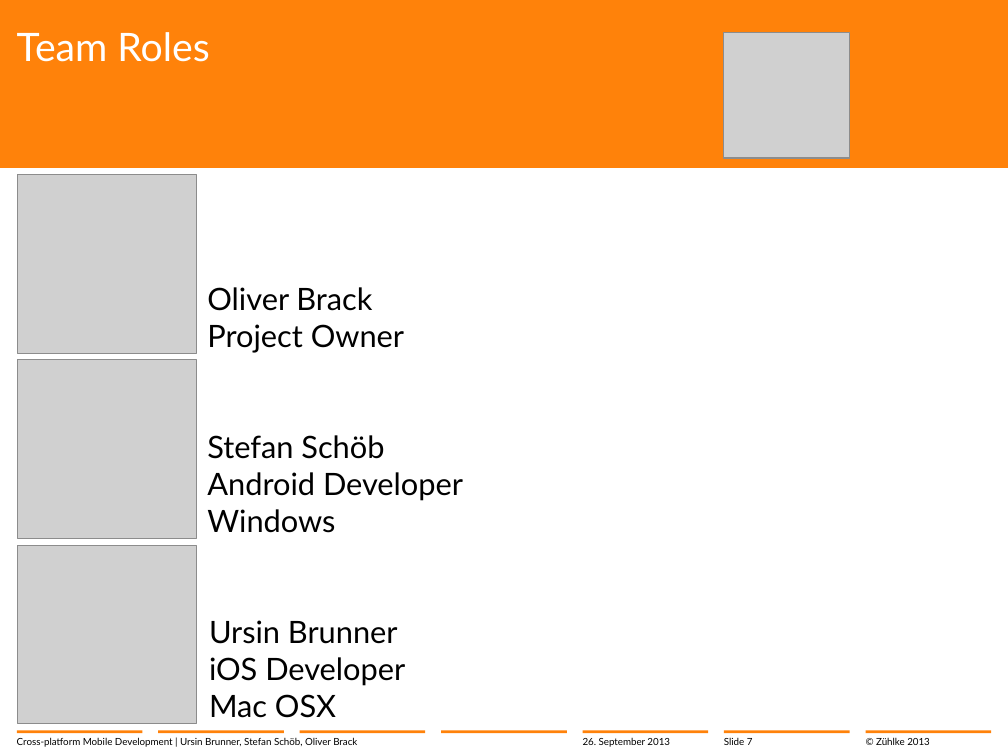
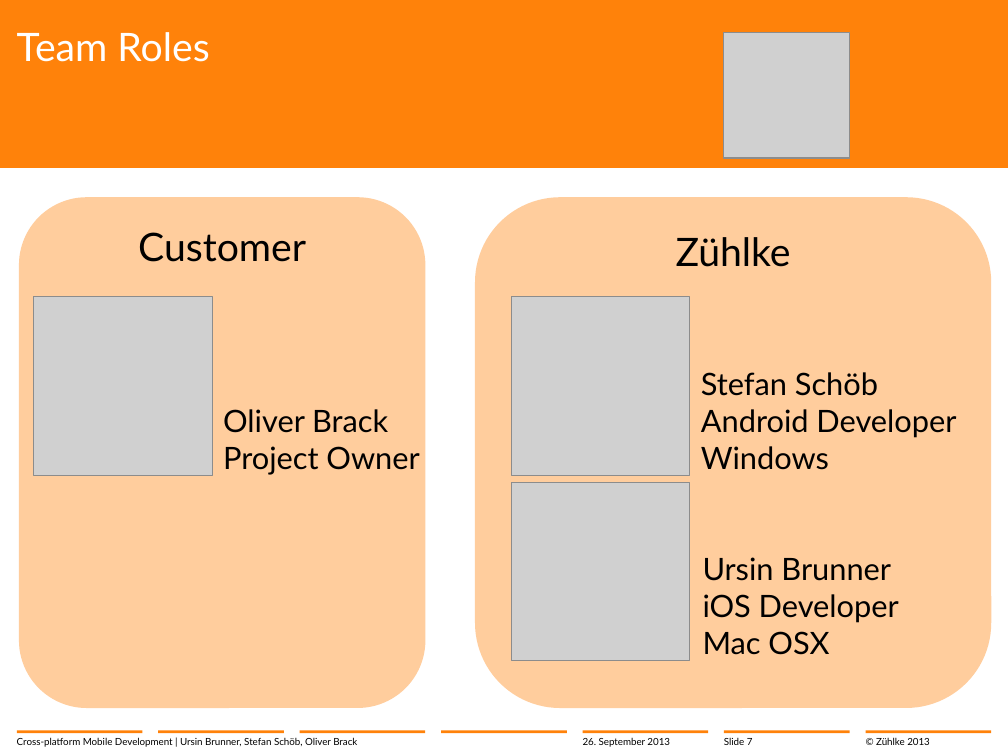
Before and after one commit to brunnurs/zxm, a slide deck: slide 7 of docs/13-09-26 Cross-platform mobile development with C#.pptx. Drawn at 1008x756 pixels with LibreOffice and Linux fonts; fonts in the diff are those of the drawing; grey boxes stand for pictures; background and template pictures are left out. Boxes give left, top, right and bottom in pixels: in the first picture for what was removed or moved away, otherwise in the second. Text is boxed around its words. In the diff, an @@ line names an element or a change of style, - is before the commit and + after.

```diff
--- a/docs/13-09-26 Cross-platform mobile development with C#.pptx
+++ b/docs/13-09-26 Cross-platform mobile development with C#.pptx
@@ rounded rectangle added at bbox=[19, 198, 425, 709], fill #FFCD9D, 28 pt, text #000000 @@
+Customer
@@ rounded rectangle added at bbox=[475, 198, 991, 709], fill #FFCD9D, 28 pt, text #000000 @@
+Zühlke
@@ picture: place and size @@
-picture at bbox=[18, 174, 197, 353]
+picture at bbox=[33, 297, 212, 476]
@@ picture: place and size @@
-picture at bbox=[18, 360, 197, 538]
+picture at bbox=[511, 297, 689, 476]
@@ text "Oliver Brack": place and size @@
-text "Oliver Brack" at bbox=[207, 287, 404, 353]
+text "Oliver Brack" at bbox=[223, 409, 419, 475]
@@ text "Stefan Schöb": place and size @@
-text "Stefan Schöb" at bbox=[207, 435, 463, 533]
+text "Stefan Schöb" at bbox=[701, 372, 956, 470]
@@ picture: place and size @@
-picture at bbox=[18, 545, 197, 724]
+picture at bbox=[511, 483, 689, 661]
@@ text "Ursin Brunner": place and size @@
-text "Ursin Brunner" at bbox=[209, 620, 405, 718]
+text "Ursin Brunner" at bbox=[703, 557, 899, 655]
```
Also in this commit, not shown: 7 other slides changed, 1 slide added.
